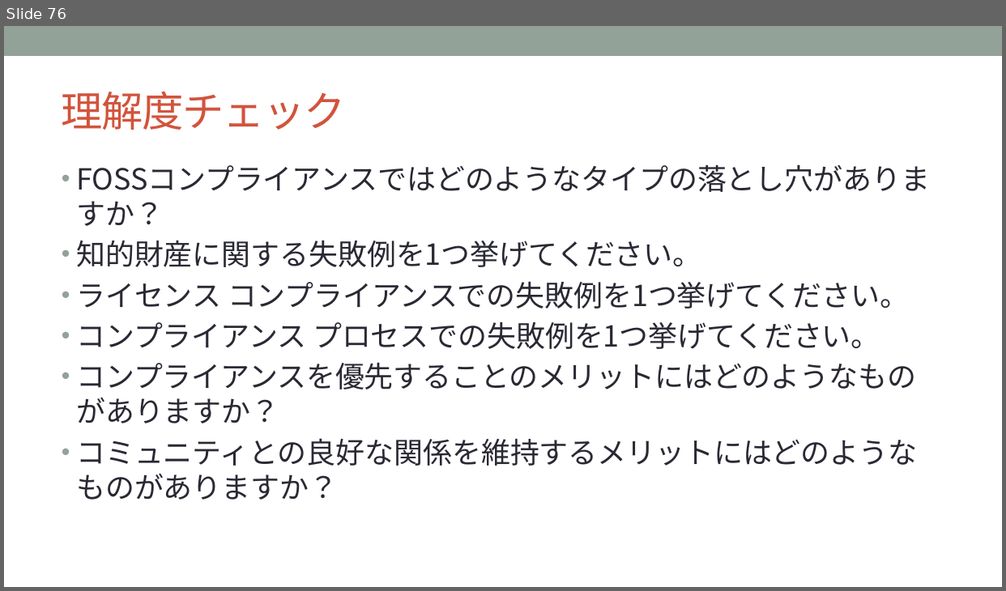
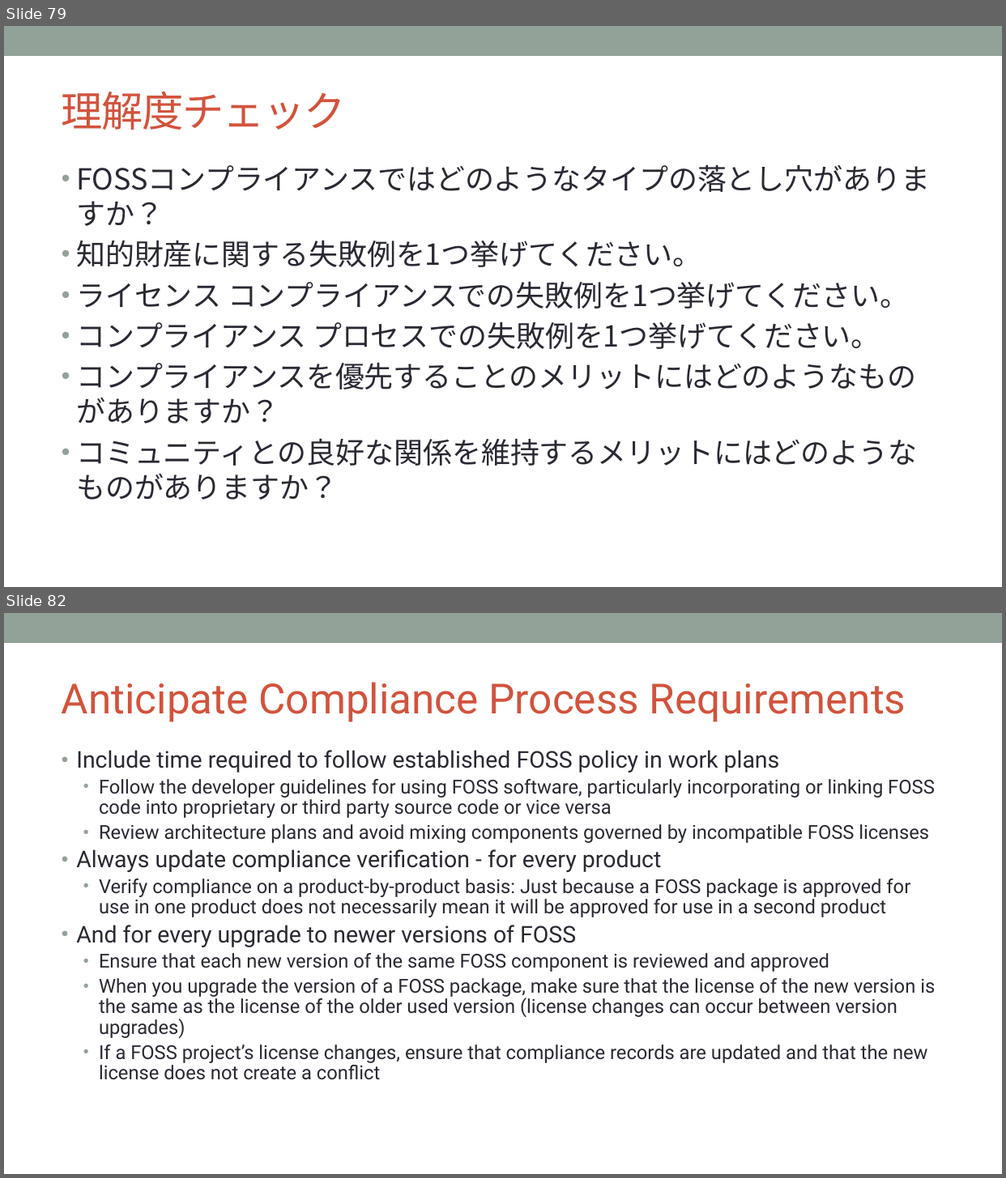
Before and after one commit to OpenChain-Project/Curriculum-Translation-JP, a slide deck: REVIEW/Version_for_v1.1/openchain-curriculum-for-1-1_JP_review_tani.pptx. Shown one above the other, each under a label of ours: slide 76 before the commit, slides 79 and 82 after it; the slides between them are not shown. The pictures are 1006x591 and 1006x1178 pixels, drawn with LibreOffice and Linux fonts; fonts in the diff are those of the drawing; background and template pictures are left out. Boxes give left, top, right and bottom in pixels: in the first picture for what was removed or moved away, otherwise in the second. Text is boxed around its words. In the diff, an @@ line names an element or a change of style, - is before the commit and + after.

```diff
--- a/REVIEW/Version_for_v1.1/openchain-curriculum-for-1-1_JP_review_tani.pptx
+++ b/REVIEW/Version_for_v1.1/openchain-curriculum-for-1-1_JP_review_tani.pptx
@@ slide 82 added at (4,613,1002,1174), background #FFFFFF; not listed: 1 template element that a slide beside it also shows @@
@@ title added at (62,682,906,722), 40 pt, text #D2533C @@
+Anticipate Compliance Process Requirements
@@ text added at (76,750,935,1080), 18.5 pt, text #292934 @@
+• Include time required to follow established FOSS policy in work plans
+  • Follow the developer guidelines for using FOSS software, particularly incorporating or linking FOSS code into proprietary or third party source code or vice versa
+  • Review architecture plans and avoid mixing components governed by incompatible FOSS licenses
+• Always update compliance verification - for every product
+  • Verify compliance on a product-by-product basis: Just because a FOSS package is approved for use in one product does not necessarily mean it will be approved for use in a second product
+• And for every upgrade to newer versions of FOSS
+  • Ensure that each new version of the same FOSS component is reviewed and approved
+  • When you upgrade the version of a FOSS package, make sure that the license of the new version is the same as the license of the older used version (license changes can occur between version upgrades)
+  • If a FOSS project’s license changes, ensure that compliance records are updated and that the new license does not create a conflict
@@ what was slide 76 is now slide 79 @@
```
Also in this commit, not shown: 32 slides changed, 8 other slides added, 1 slide removed.
